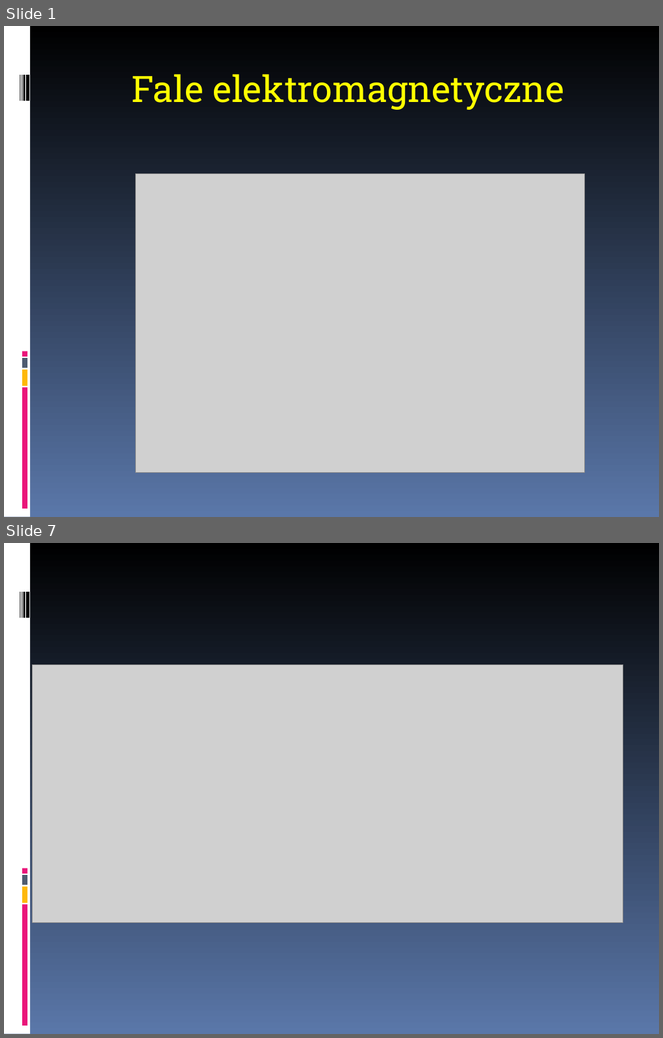
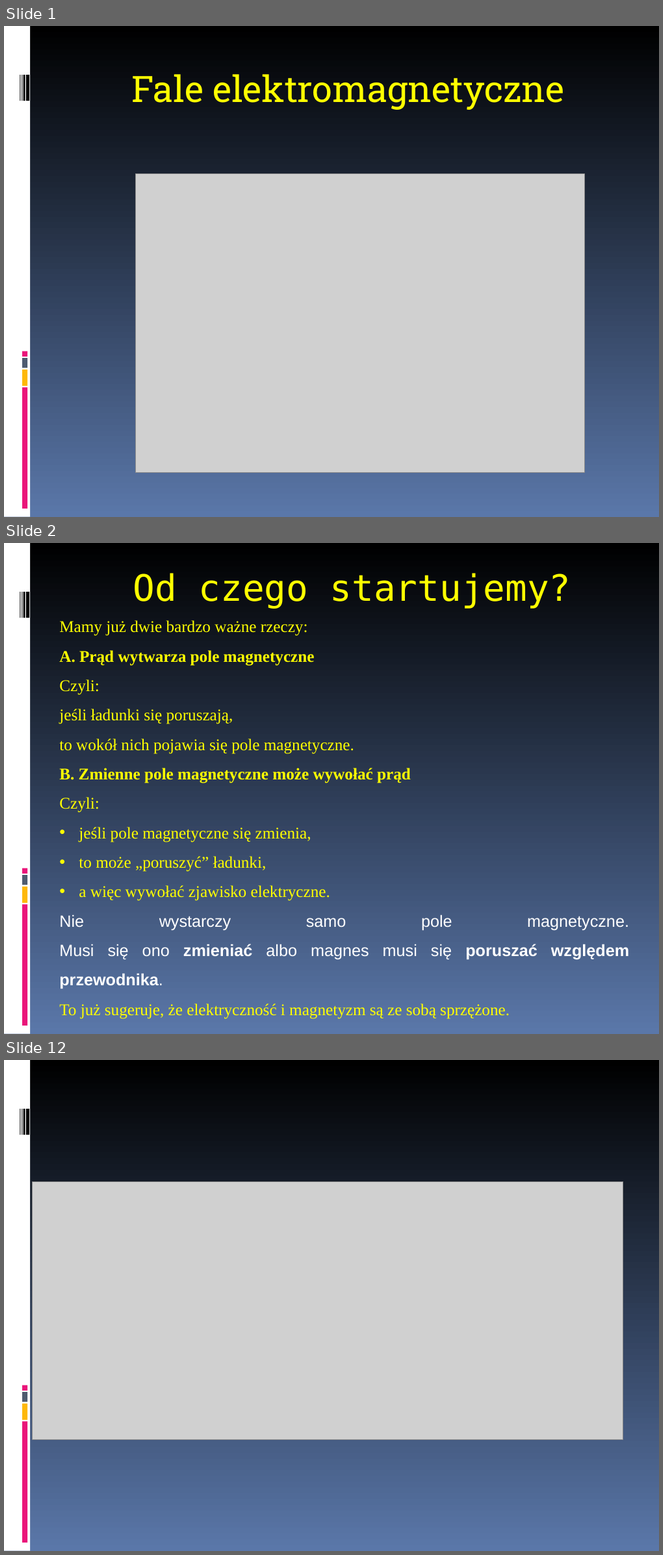
Before and after one commit to MichalMus/Fizyka-w-szkole, a slide deck: 4.Drgania i fale/5.Fale elektromagnetyczne.ppt. Shown one above the other, each under a label of ours: slides 1 and 7 before the commit, slides 1, 2 and 12 after it; the slides between them are not shown. The pictures are 663x1038 and 663x1555 pixels, drawn with LibreOffice and Linux fonts; fonts in the diff are those of the drawing; grey boxes stand for pictures. Boxes give left, top, right and bottom in pixels: in the first picture for what was removed or moved away, otherwise in the second. Text is boxed around its words. In the diff, an @@ line names an element or a change of style, - is before the commit and + after.

```diff
--- a/4.Drgania i fale/5.Fale elektromagnetyczne.ppt
+++ b/4.Drgania i fale/5.Fale elektromagnetyczne.ppt
@@ slide 2 added at (4, 543, 659, 1034), background gradient #000000 to #5A77A9; not listed: 9 template elements that a slide beside it also shows @@
@@ title added at (133, 573, 571, 609), 40 pt, text #FFFF00 @@
+Od czego startujemy?
@@ text added at (59, 620, 629, 1019), 18 pt, text #FFFF00 @@
+Mamy już dwie bardzo ważne rzeczy:
+A. Prąd wytwarza pole magnetyczne
+Czyli:
+jeśli ładunki się poruszają,
+to wokół nich pojawia się pole magnetyczne.
+B. Zmienne pole magnetyczne może wywołać prąd
+Czyli:
+• jeśli pole magnetyczne się zmienia,
+• to może „poruszyć” ładunki,
+• a więc wywołać zjawisko elektryczne.
+Nie wystarczy samo pole magnetyczne.
+Musi się ono zmieniać albo magnes musi się poruszać względem przewodnika.
+To już sugeruje, że elektryczność i magnetyzm są ze sobą sprzężone.
@@ what was slide 7 is now slide 12 @@
```
Also in this commit, not shown: 13 other slides added, 9 other files.
